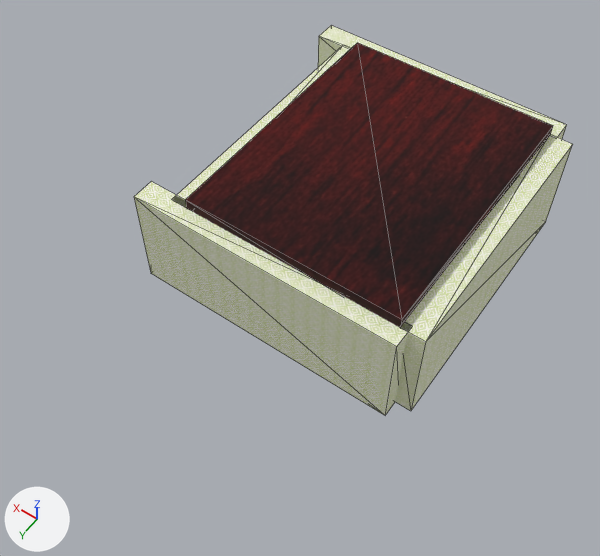
What one commit did to the OBJ model main/resources/models/room.obj.
Before and after are seen from a camera (50 mm lens) standing at (-128.0, 288.0, 308.0) and looking at (10.0, 96.0, 5.0). Arrows for +X, +Y and +Z are at lower left; the lights stay in place. Mesh edges are drawn as thin lines. Where no turn or scale is listed for an object, it has been applied to the vertices.

Objects in the first picture: 'room'.
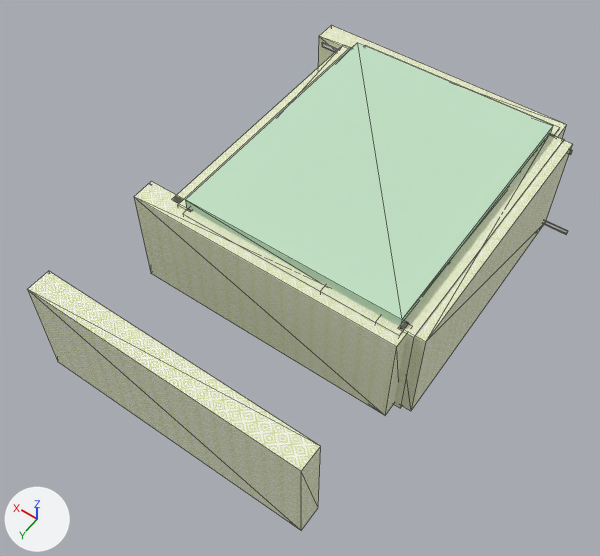
Pixel boxes [x1, y1, x2, y2] of what changed, in the pictures (600 x 556 px):
'room', reshaped (24% wider, 29% taller)
    before: [134, 25, 573, 415]
    after: [27, 25, 573, 530]
part 1 of me_room, added
    after: [545, 221, 568, 234]
part 2 of me_room, added
    after: [322, 42, 572, 155]
part 3 of me_room, added
    after: [27, 271, 321, 530]
part 4 of me_room, added
    after: [365, 45, 560, 136]
part 5 of me_room, added
    after: [178, 47, 351, 212]
part 6 of me_room, added
    after: [394, 135, 564, 408]
part 7 of me_room, added
    after: [183, 210, 408, 336]
part 8 of me_room, surface changed
    both: [134, 47, 572, 415]
part 9 of me_room, recoloured (brown to white)
    both: [185, 43, 553, 327]

The change, as a diff of the scene's bpy script:
```diff
--- a/main/resources/models/room.obj.py
+++ b/main/resources/models/room.obj.py
@@ mat_lambert6sg @@
+mat_lambert6sg = principled_material('lambert6SG')
+mat_lambert6sg.base_color = (0.54, 0.76, 0.56)  # light grey #c2e2c5
+mat_lambert6sg.roughness = 1.0
@@ me_room @@
 # used by ob_room; location = (0.0, 0.0, 0.0)
-me_room.from_pydata(...)  # 72 vertices, 116 faces; spans x -64.0..80.0, y -30.0..124.0, z -16.0..47.0
+me_room.from_pydata(...)  # 392 vertices, 643 faces; spans x -76.0..82.0, y -30.0..187.0, z -21.0..47.0
+# me_room part 1: the loose piece of 24 vertices spanning x -52.0..-51.0, y -24.0..118.0, z -13.0..-11.0 is copied, and the copy is turned 90 degrees about the z axis through its middle, then moved by (47.0, -65.0, 0.0); it spans x -76.0..66.0, y -19.0..-18.0, z -13.0..-11.0
+# me_room part 2: the loose piece of 24 vertices spanning x -52.0..-51.0, y -24.0..118.0, z -13.0..-11.0 is copied, and the copy is multiplied about its middle by the matrix ((0.0, 1.0, -0.001), (1.0, 0.0, 0.015), (0.015, -0.001, -1.0)), then moved by (58.0, -65.0, 49.0); it spans x -64.0..77.0, y -19.0..-18.0, z 36.0..39.0
+# me_room part 3: a new loose piece, a box spanning x -56.0..80.0, y 175.0..187.0, z -13.0..41.0, in mat_lambert4sg (picture img_wallpaper_jpg)
+# me_room part 4: a new loose piece, a box spanning x -54.2..54.9, y -25.6..-18.4, z -13.4..42.1, in mat_lambert4sg (picture img_wallpaper_jpg)
+# me_room part 5: a new loose piece, a box spanning x 53.0..60.2, y -19.5..117.1, z -13.4..42.1, in mat_lambert4sg (picture img_wallpaper_jpg)
+# me_room part 6: a new loose piece, a box spanning x -59.0..-51.9, y -19.5..117.1, z -13.4..42.1, in mat_lambert4sg (picture img_wallpaper_jpg)
+# me_room part 7: a new loose piece of 24 vertices spanning x -54.0..55.0, y 113.0..120.0, z -13.0..42.0, in mat_lambert4sg (picture img_wallpaper_jpg)
+# me_room part 8: 40 kept faces spanning x -64.0..80.0, y -24.0..124.0, z -13.0..41.0 get new texture (UV) coordinates
+# me_room part 9: 12 faces spanning x -52.0..56.0, y -19.0..116.0, z 39.0..47.0 switch from mat_lambert2sg (picture img_wood_jpg) to mat_lambert6sg (light grey #c2e2c5)
 me_room.materials.append(mat_lambert4sg)
```
